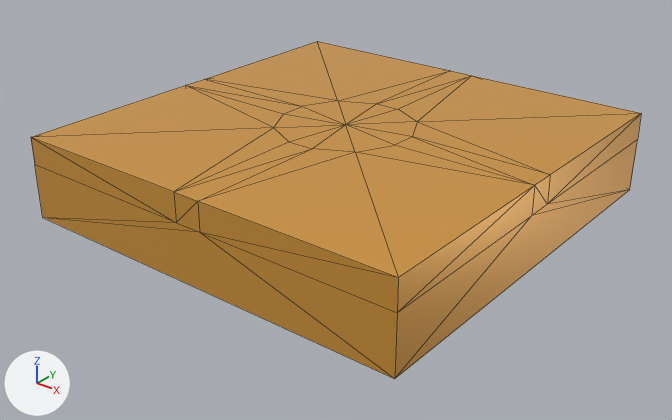
The glTF model public/models/tile-park.glb: old version first, new version second.
The view is the same before and after, from a 50 mm lens placed at (37.3, -47.7, 22.8), pointed at (0.3, -1.5, -5.9). Lighting does not change. The marker at lower left points along +X, +Y and +Z. Mesh edges are drawn as thin lines. Where no turn or scale is listed for an object, it has been applied to the vertices.

Objects in the first picture: 'tile-park'.
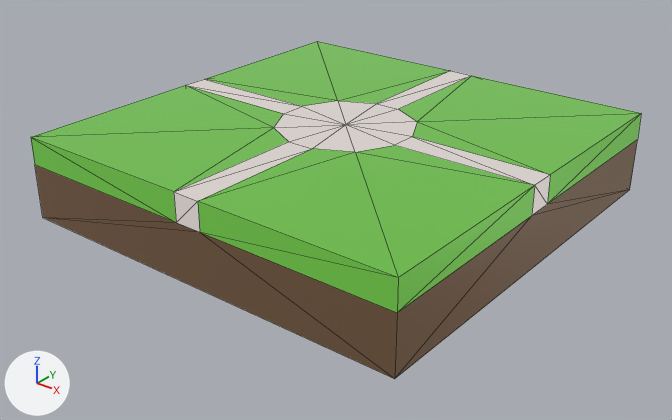
Boxes [x1, y1, x2, y2] around the edits, measured in the pictures (672 x 420 px):
'tile-park', recoloured
    both: [31, 41, 641, 379]

Edits to the bpy script that builds the scene:
```text
Add img_base:
    img_base = load_image('base', '_unpacked/base', 1024, 1024, 'sRGB')
Add mat_lowpoly_colors_001:
    mat_lowpoly_colors_001 = bpy.data.materials.new('LOWPOLY-COLORS.001')
    # uses the picture img_base
Change me_tile_park:
    where me_tile_park.from_pydata(...)  # 41 vertices, 76 faces; spans x -15.0..15.0, y -15.0..15.0, z -6.0..0.0
    remove me_tile_park.materials.append(mat_lowpoly_colors)  # orange #e7a747
    add me_tile_park.materials.append(mat_lowpoly_colors_001)
```
